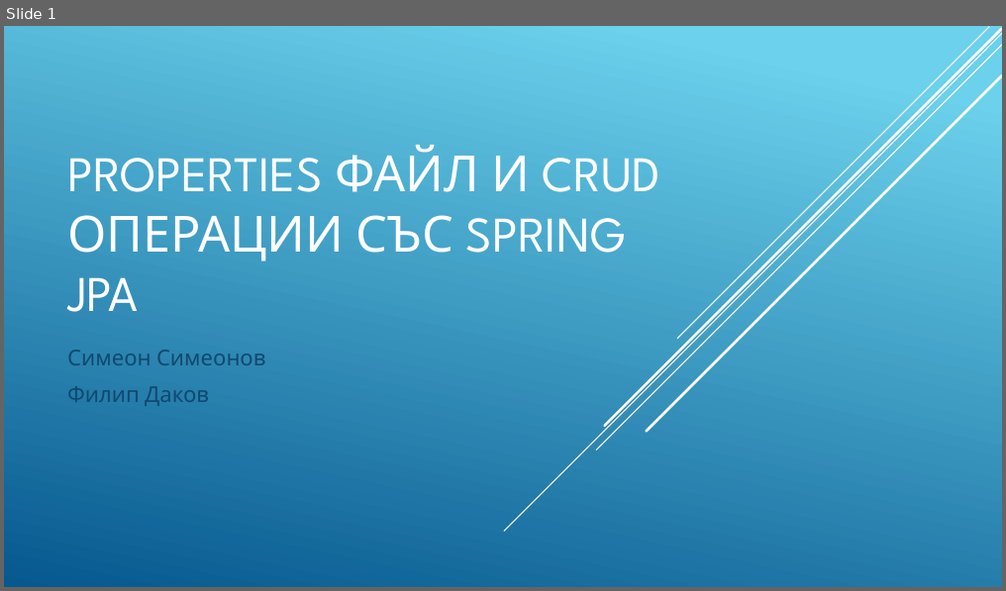
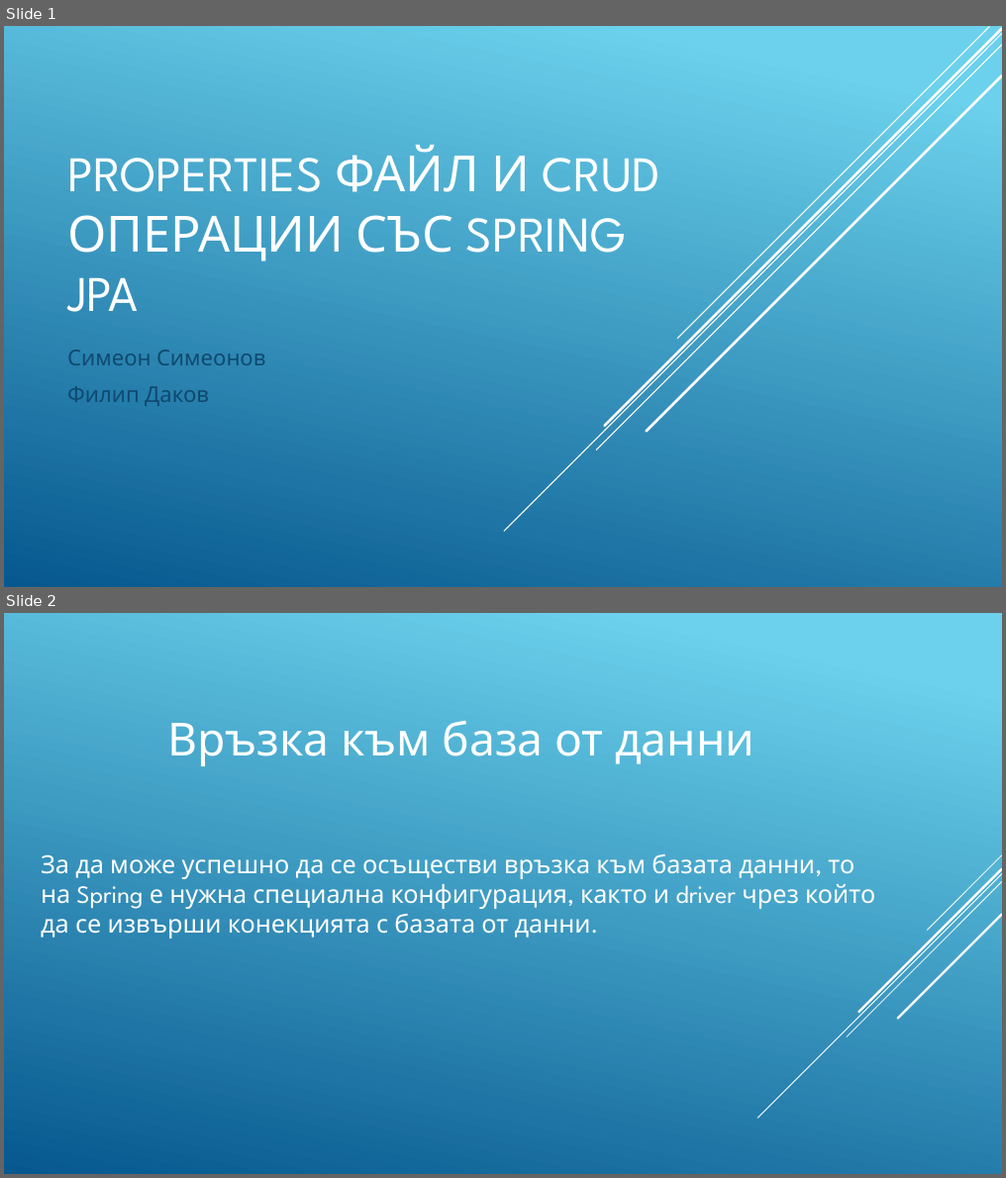
Before and after one commit to nikolar21/modern-java-technologies, a slide deck: PropertiesFile-CRUD.pptx. Shown one above the other, each under a label of ours: slide 1 before the commit, slides 1 and 2 after it. The pictures are 1006x591 and 1006x1178 pixels, drawn with LibreOffice and Linux fonts; fonts in the diff are those of the drawing. Boxes give left, top, right and bottom in pixels: in the first picture for what was removed or moved away, otherwise in the second. Text is boxed around its words. In the diff, an @@ line names an element or a change of style, - is before the commit and + after.

```diff
--- a/PropertiesFile-CRUD.pptx
+++ b/PropertiesFile-CRUD.pptx
@@ slide 2 added at box(4, 613, 1002, 1174), background gradient #6ED2EB to #06588E @@
@@ text added at box(168, 721, 754, 766), 44 pt, text #FFFFFF @@
+Връзка към база от данни
@@ text added at box(41, 855, 875, 939), 24 pt, text #FFFFFF @@
+За да може успешно да се осъществи връзка към базата данни, то на Spring е нужна специална конфигурация, както и driver чрез който да се извърши конекцията с базата от данни.
@@ group added at box(757, 856, 1002, 1118): 5 lines @@
```
Also in this commit, not shown: 4 other slides added, 2 other files.
